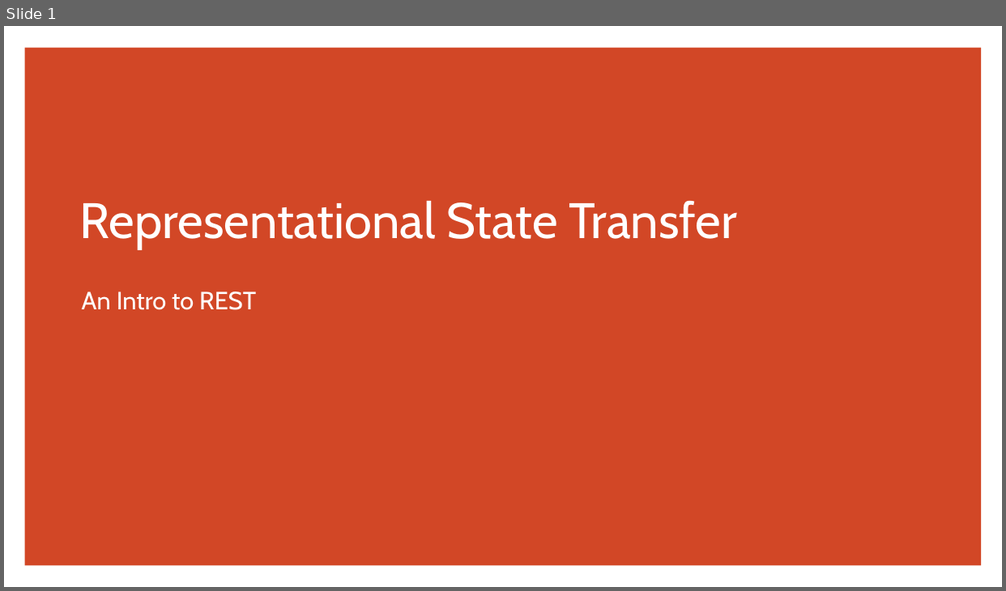
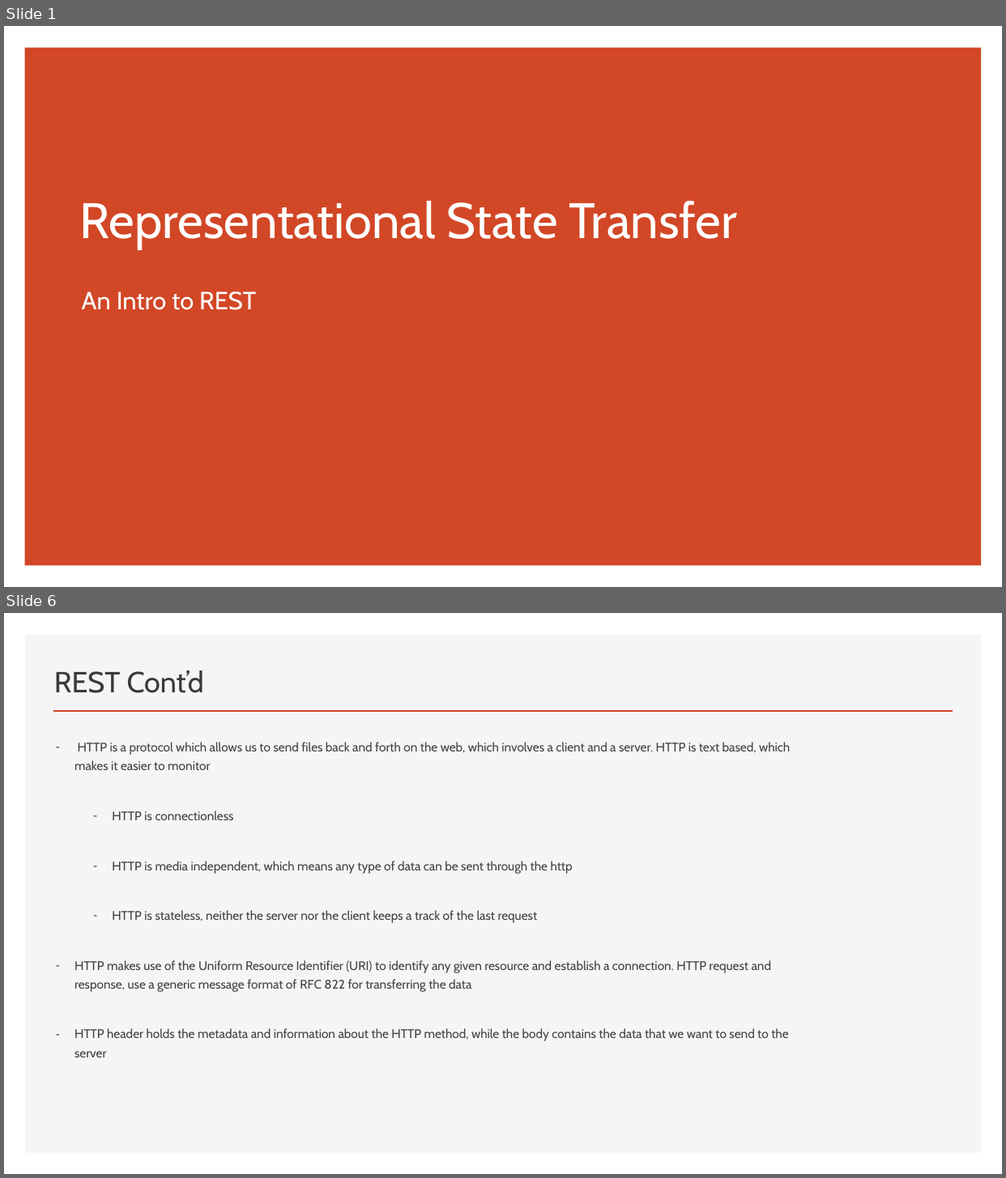
Before and after one commit to erniephillips/erniephillips.github.io, a slide deck: restful-api-presentations/phillips-presentation-week-1.pptx. Shown one above the other, each under a label of ours: slide 1 before the commit, slides 1 and 6 after it; the slides between them are not shown. The pictures are 1006x591 and 1006x1178 pixels, drawn with LibreOffice and Linux fonts; fonts in the diff are those of the drawing. Boxes give left, top, right and bottom in pixels: in the first picture for what was removed or moved away, otherwise in the second. Text is boxed around its words. In the diff, an @@ line names an element or a change of style, - is before the commit and + after.

```diff
--- a/restful-api-presentations/phillips-presentation-week-1.pptx
+++ b/restful-api-presentations/phillips-presentation-week-1.pptx
@@ slide 6 added at [4,613,1002,1174], background #FFFFFF @@
@@ rectangle added at [25,635,982,1153], fill #F5F5F5 @@
@@ title added at [54,671,204,693], 28 pt, text #3B3838 @@
+REST Cont’d
@@ line added from (53, 711) to (953, 711), #D24726 2 pt @@
@@ text added at [74,742,790,1058], 12 pt, text #404040 @@
+– HTTP is a protocol which allows us to send files back and forth on the web, which involves a client and a server. HTTP is text based, which makes it easier to monitor
+  – HTTP is connectionless
+  – HTTP is media independent, which means any type of data can be sent through the http
+  – HTTP is stateless, neither the server nor the client keeps a track of the last request
+– HTTP makes use of the Uniform Resource Identifier (URI) to identify any given resource and establish a connection. HTTP request and response, use a generic message format of RFC 822 for transferring the data
+– HTTP header holds the metadata and information about the HTTP method, while the body contains the data that we want to send to the server
```
Also in this commit, not shown: 3 slides changed, 5 other slides added.
